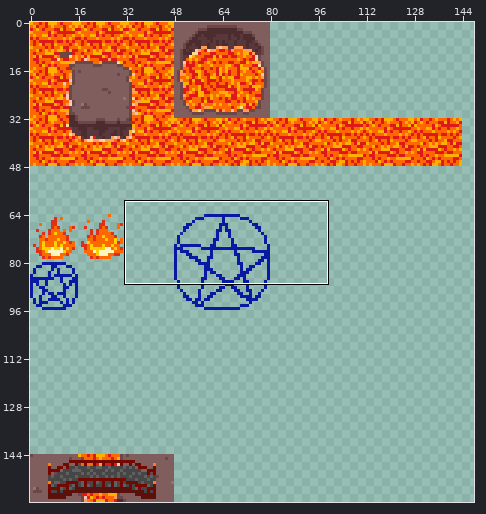
Two states of a sprite sheet, media/tile_map.png. Above: a wide view before the commit, with the close-up outlined.
Close-up. Before the edit:
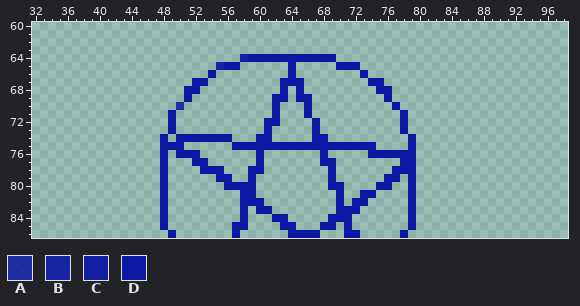
The file is 224x160 pixels. Pixels under 10% opacity are left out. Colours within 5 levels of each other are drawn and written as one. Shown: x 32..98, y 60..86. The wide view leaves out empty margins.
Palette (. is transparent): A #0b18a2dc  B #0b18a2eb  C #0b18a2f3  D #0b18a2
Pixels before, first column x 48:
64 ..........CDDDDDDDDDDD..........
65 .......BDD......D.....DDD.......
66 ......D.........D........D......
67 ....DD.........DDD........DD....
68 ...DD..........D.D.........DD...
69 ...D..........DD.DD.........D...
70 ..A...........D...D..........D..
71 .D............D...D...........D.
72 .D...........DD....D..........D.
73 .D...........D.....D..........D.
74 D.DDDDDDD...DD.....DD..........D
75 DDD......DDDDDDDDDDDDDDDDDD....D
76 D.DDD.......D.......D.....DDDDDD
77 D...DD......D.......DD........DD
78 D....DDD...DD........D.......DDD
79 D......DD..D.........D......DD.D
80 D.......DDDD.........DD....DD..D
81 D.........DD..........D..DD....D
82 D.........DDD.........D.DD.....D
83 D.........D.DD........DDD......D
84 D.........D...DD.....DDD.......D
85 D........DD....DD...DD.D.......D
86 .D.......D......DDDD...DD.....D.
Now the later version:
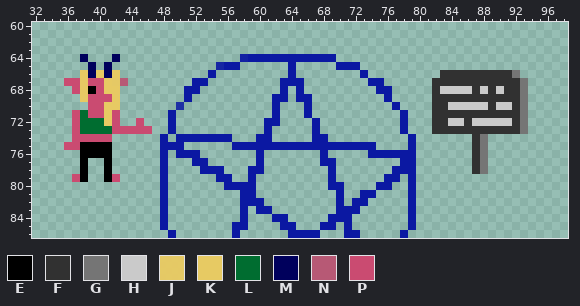
Colours new in this view: E #000000  F #313131  G #757575  H #cacaca  J #e7ca63f9  K #e7ca63  L #006d30  M #00005c  N #b75975  P #ca4b71
Edits made:
y 64: x 38 . -> M; x 42 . -> M
y 65: x 39 . -> M; x 41 . -> M
y 66: x 38..42 ..... -> KMKMK; x 83..92 .......... -> FFFFFFFFFG
y 67: x 36..43 ........ -> PPKPPKJN; x 82..93 ............ -> FFFFFFFFFFFG
y 68: x 37..42 ...... -> PKEPKK; x 82..93 ............ -> FHHHHFHFHFFG
y 69: x 38..42 ..... -> KPPPK; x 82..93 ............ -> FFFFFFFFFFFG
y 70: x 39..42 .... -> PPKK; x 82..93 ............ -> FFHHHHHFHHFG
y 71: x 37..42 ...... -> PLPPKP; x 82..93 ............ -> FFFFFFFFFFFG
y 72: x 37..42 ...... -> PLLLKP; x 45 . -> P; x 82..93 ............ -> FFHHFHHHHHFG
y 73: x 37..46 .......... -> PLLLLPPPPP; x 82..93 ............ -> FFFFFFFFFFFG
y 74: x 37..41 ..... -> PPPPP; x 87..88 .. -> FG
y 75: x 36..41 ...... -> PPEEEE; x 87..88 .. -> FG
y 76: x 38..41 .... -> EEEE; x 87..88 .. -> FG
y 77..78: x 38 . -> E; x 41 . -> E; x 87..88 .. -> FG
y 79: x 37..38 .. -> PE; x 41..42 .. -> EP
Where, in picture pixels (left, top, right, bottom), the same in both close-ups:
added: (64, 54, 152, 182)
added: (432, 70, 528, 174)
